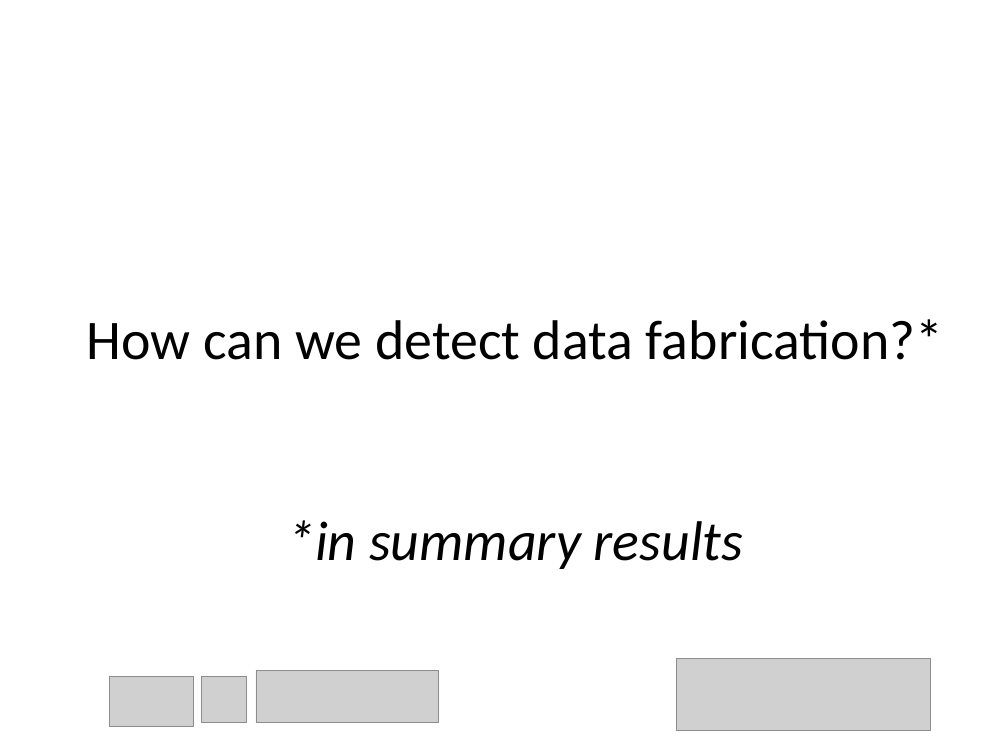
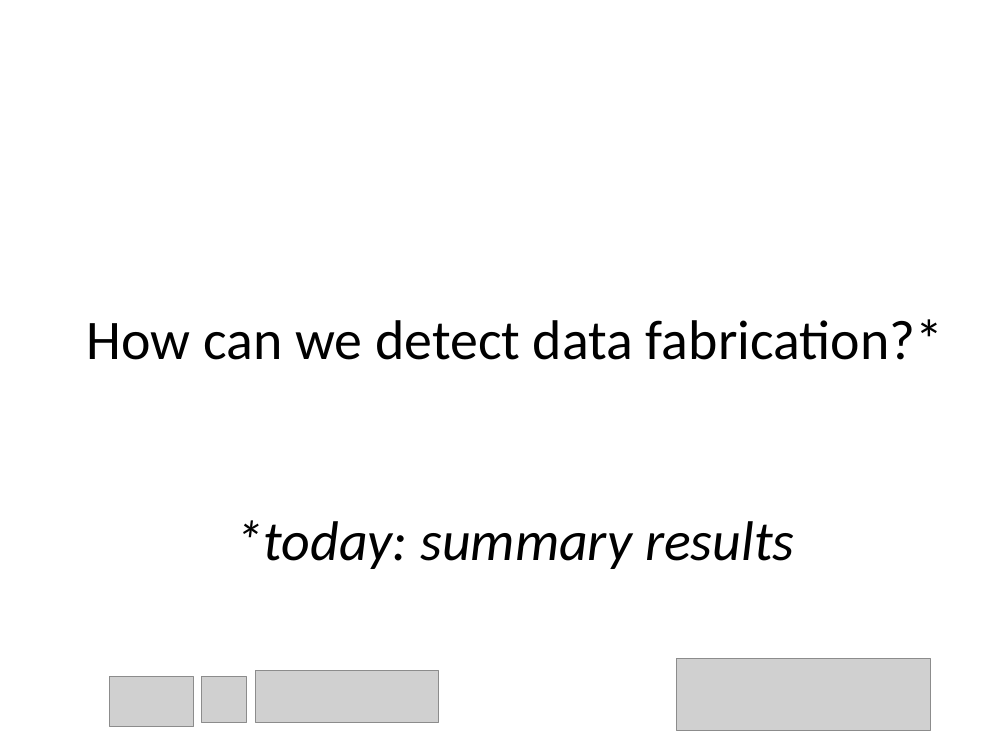
Before and after one commit to chartgerink/talks, a slide deck: slide 7 of 2015_2016/20160529 aps/how_to_detect_data_fab.odp. Drawn at 1008x756 pixels with LibreOffice and Linux fonts; fonts in the diff are those of the drawing; grey boxes stand for pictures. Boxes give left, top, right and bottom in pixels: in the first picture for what was removed or moved away, otherwise in the second. Text is boxed around its words. In the diff, an @@ line names an element or a change of style, - is before the commit and + after.

```diff
--- a/2015_2016/20160529 aps/how_to_detect_data_fab.odp
+++ b/2015_2016/20160529 aps/how_to_detect_data_fab.odp
@@ title at box(236, 520, 794, 569): text changed @@
-*in summary results
+*today: summary results
```
Also in this commit, not shown: 4 other slides changed, 4 slides added, 2 slides removed, 7 other files.
